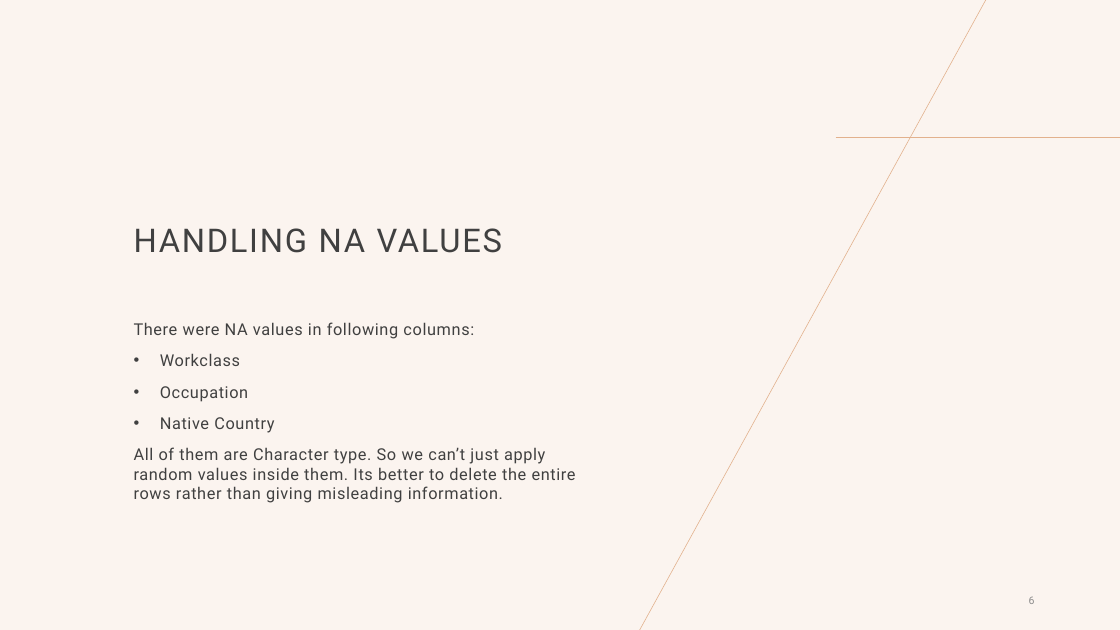
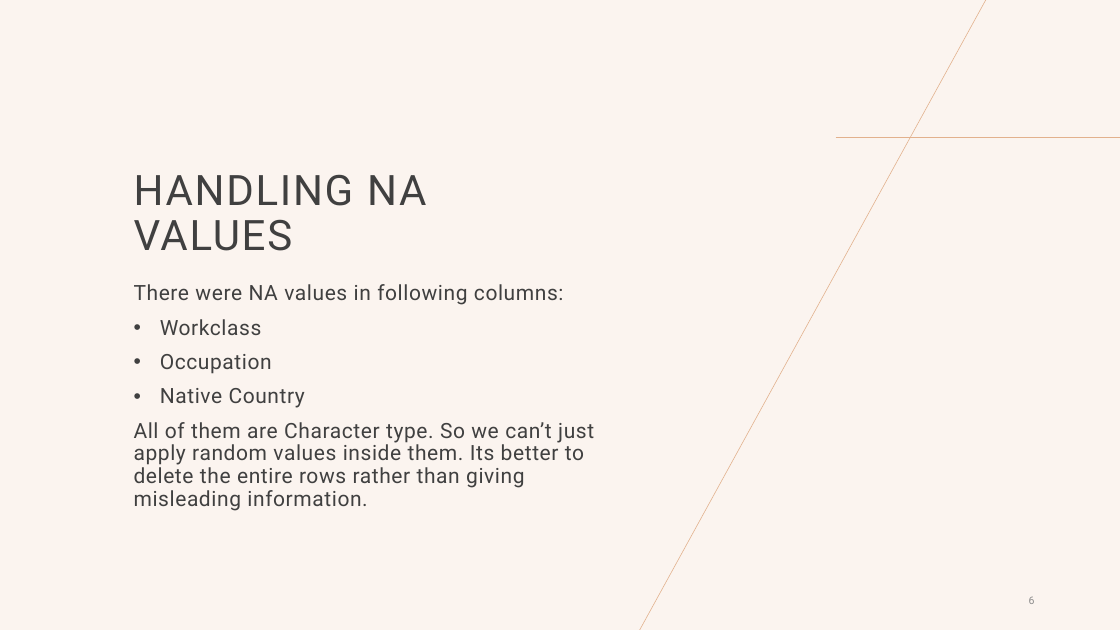
Before and after one commit to Hetansh-patel/Income-Prediction-With-R, a slide deck: slide 6 of R Project.pptx. Drawn at 1120x630 pixels with LibreOffice and Linux fonts; fonts in the diff are those of the drawing. Boxes give left, top, right and bottom in pixels: in the first picture for what was removed or moved away, otherwise in the second. Text is boxed around its words. In the diff, an @@ line names an element or a change of style, - is before the commit and + after.

```diff
--- a/R Project.pptx
+++ b/R Project.pptx
@@ title "HANDLING NA VALUES" at <box>134,174,426,251</box>: size 28 to 36 pt @@
@@ text "There were NA values in ...": place and size @@
-text "There were NA values in ..." at <box>134,322,576,503</box>
+text "There were NA values in ..." at <box>134,284,594,511</box>
@@ text "There were NA values in ..." at <box>134,284,594,511</box>: size 14 to 18 pt; line spacing 1 to 0.9 @@
```
Also in this commit, not shown: 8 other slides changed, 11 slides added, 13 slides removed.
